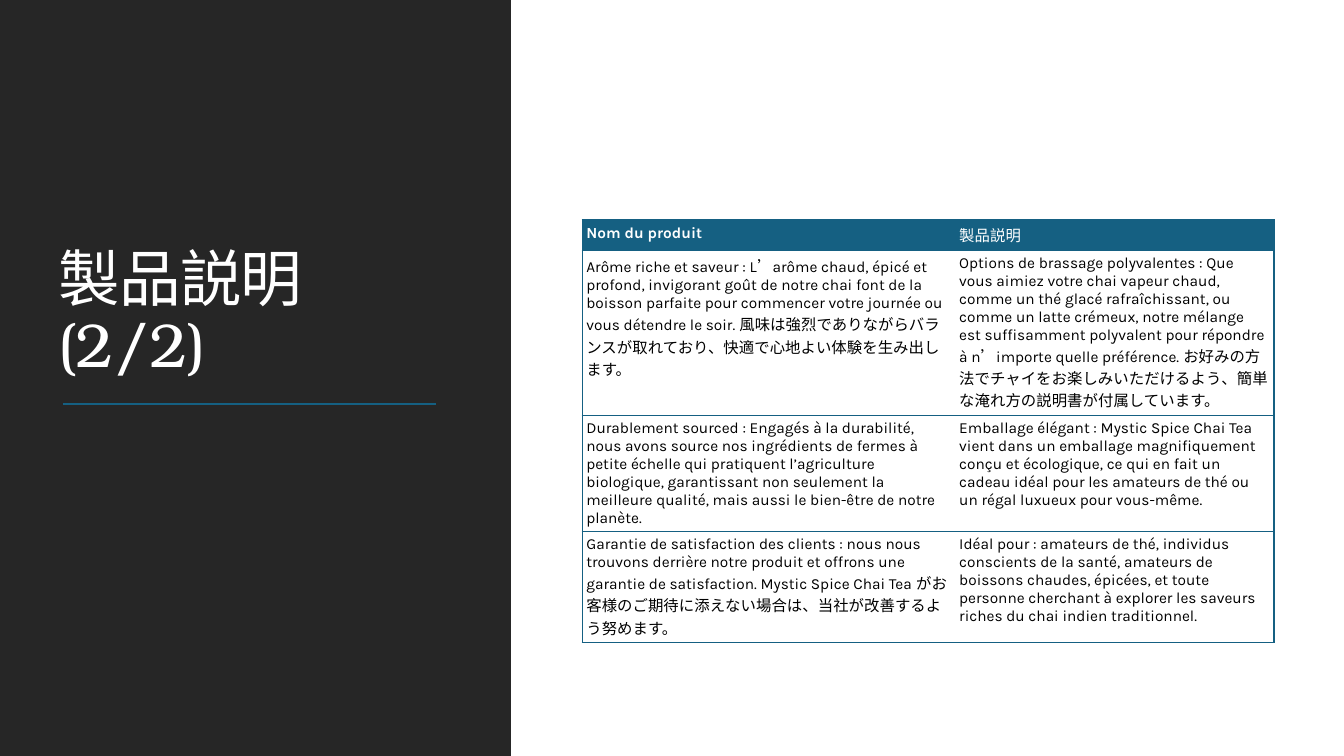
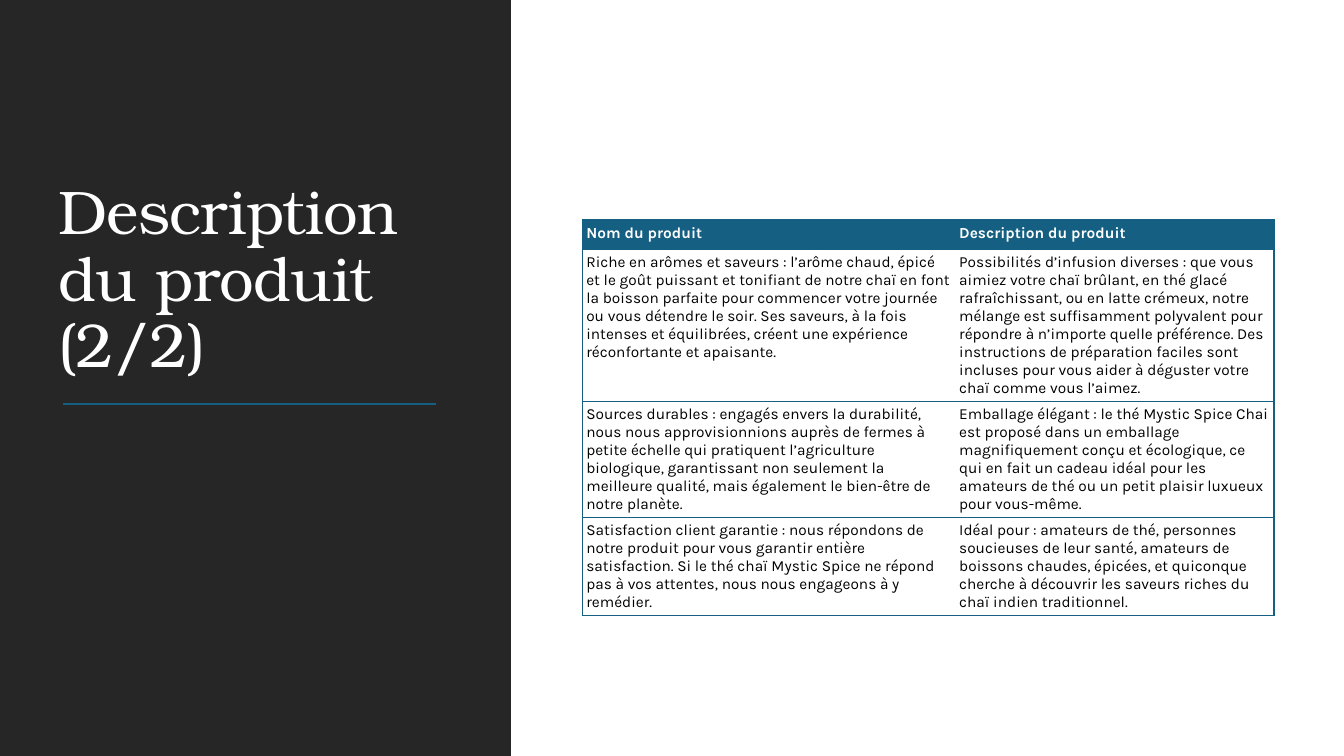
Before and after one commit to MicrosoftLearning/MS-4004-Empower-workforce-copilot-use-cases.fr-fr, a slide deck: slide 6 of ResourceFiles/Mystic Spice Premium Chai Market Analysis Presentation.pptx. Drawn at 1344x756 pixels with LibreOffice and Linux fonts; fonts in the diff are those of the drawing. Boxes give left, top, right and bottom in pixels: in the first picture for what was removed or moved away, otherwise in the second. Text is boxed around its words. In the diff, an @@ line names an element or a change of style, - is before the commit and + after.

Commit message:
Copy Files From Source Repo (2024-07-19 18:34)

```diff
--- a/ResourceFiles/Mystic Spice Premium Chai Market Analysis Presentation.pptx
+++ b/ResourceFiles/Mystic Spice Premium Chai Market Analysis Presentation.pptx
@@ title at [58, 191, 398, 377]: text changed @@
-製品説明 (2/2)
+Description du produit (2/2)
@@ table at [583, 220, 1274, 662] @@
-row 1, column 2: 製品説明
+row 1, column 2: Description du produit
-row 2, column 1: Arôme riche et saveur : L’arôme chaud, épicé et profond, invigorant goût de notre chai font de la boisson parfaite pour commencer votre journée ou vous détendre le soir. 風味は強烈でありながらバランスが取れており、快適で心地よい体験を生み出します。
+row 2, column 1: Riche en arômes et saveurs : l’arôme chaud, épicé et le goût puissant et tonifiant de notre chaï en font la boisson parfaite pour commencer votre journée ou vous détendre le soir. Ses saveurs, à la fois intenses et équilibrées, créent une expérience réconfortante et apaisante.
-row 2, column 2: Options de brassage polyvalentes : Que vous aimiez votre chai vapeur chaud, comme un thé glacé rafraîchissant, ou comme un latte crémeux, notre mélange est suffisamment polyvalent pour répondre à n’importe quelle préférence. お好みの方法でチャイをお楽しみいただけるよう、簡単な淹れ方の説明書が付属しています。
+row 2, column 2: Possibilités d’infusion diverses : que vous aimiez votre chaï brûlant, en thé glacé rafraîchissant, ou en latte crémeux, notre mélange est suffisamment polyvalent pour répondre à n’importe quelle préférence. Des instructions de préparation faciles sont incluses pour vous aider à déguster votre chaï comme vous l’aimez.
-row 3, column 1: Durablement sourced : Engagés à la durabilité, nous avons source nos ingrédients de fermes à petite échelle qui pratiquent l’agriculture biologique, garantissant non seulement la meilleure qualité, mais aussi le bien-être de notre planète.
+row 3, column 1: Sources durables : engagés envers la durabilité, nous nous approvisionnions auprès de fermes à petite échelle qui pratiquent l’agriculture biologique, garantissant non seulement la meilleure qualité, mais également le bien-être de notre planète.
-row 3, column 2: Emballage élégant : Mystic Spice Chai Tea vient dans un emballage magnifiquement conçu et écologique, ce qui en fait un cadeau idéal pour les amateurs de thé ou un régal luxueux pour vous-même.
+row 3, column 2: Emballage élégant : le thé Mystic Spice Chai est proposé dans un emballage magnifiquement conçu et écologique, ce qui en fait un cadeau idéal pour les amateurs de thé ou un petit plaisir luxueux pour vous-même.
-row 4, column 1: Garantie de satisfaction des clients : nous nous trouvons derrière notre produit et offrons une garantie de satisfaction. Mystic Spice Chai Tea がお客様のご期待に添えない場合は、当社が改善するよう努めます。
+row 4, column 1: Satisfaction client garantie : nous répondons de notre produit pour vous garantir entière satisfaction. Si le thé chaï Mystic Spice ne répond pas à vos attentes, nous nous engageons à y remédier.
-row 4, column 2: Idéal pour : amateurs de thé, individus conscients de la santé, amateurs de boissons chaudes, épicées, et toute personne cherchant à explorer les saveurs riches du chai indien traditionnel.
+row 4, column 2: Idéal pour : amateurs de thé, personnes soucieuses de leur santé, amateurs de boissons chaudes, épicées, et quiconque cherche à découvrir les saveurs riches du chaï indien traditionnel.
```
Also in this commit, not shown: 13 other slides changed, 32 other files.
